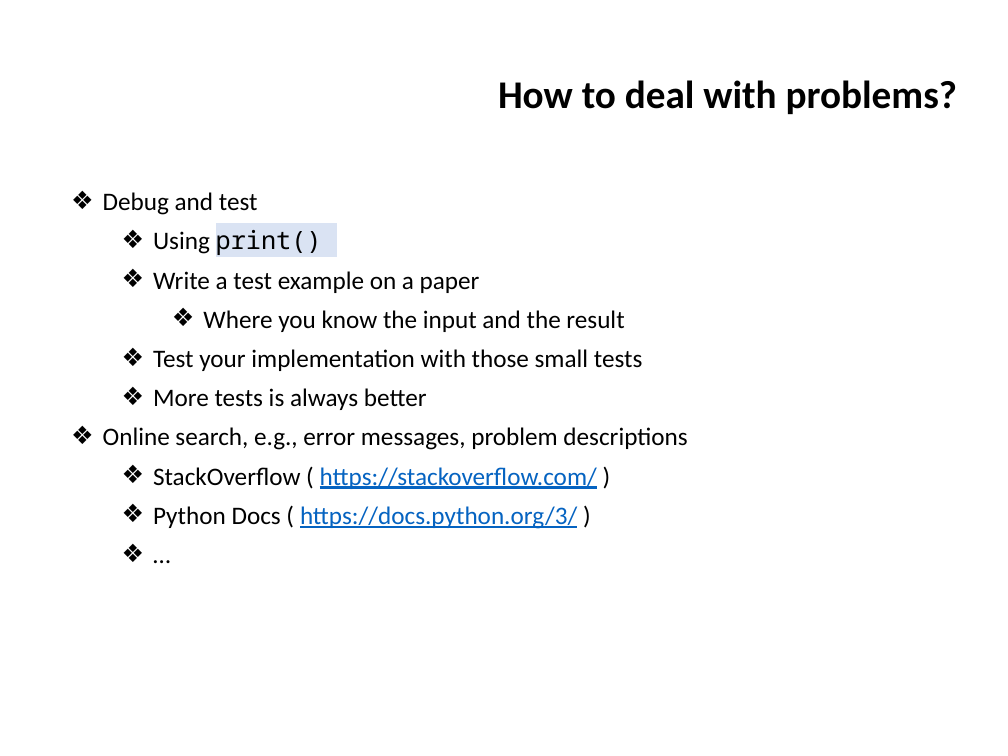
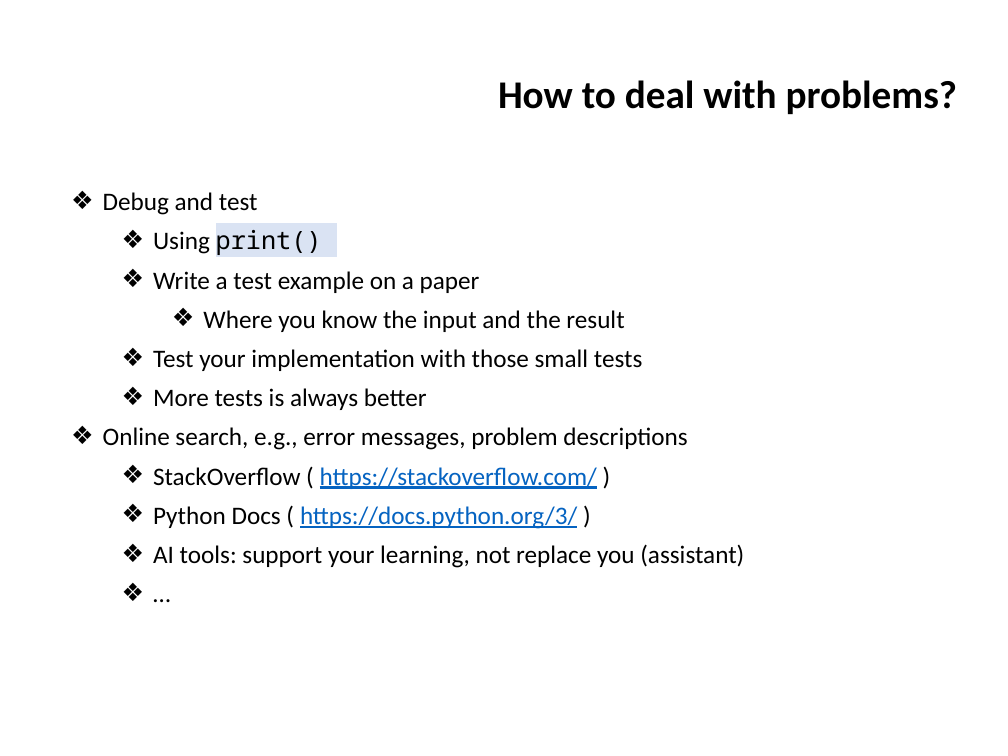
Before and after one commit to ifromm/fcsp, a slide deck: slide 38 of Slides/unit_6_prog_3.pptx. Drawn at 1008x756 pixels with LibreOffice and Linux fonts; fonts in the diff are those of the drawing; background and template pictures are left out. Boxes give left, top, right and bottom in pixels: in the first picture for what was removed or moved away, otherwise in the second. Text is boxed around its words. In the diff, an @@ line names an element or a change of style, - is before the commit and + after.

```diff
--- a/Slides/unit_6_prog_3.pptx
+++ b/Slides/unit_6_prog_3.pptx
@@ text at (153, 544, 744, 568): paragraph added @@
+  ❖ AI tools: support your learning, not replace you (assistant)
```
Also in this commit, not shown: 1 other slide changed.
